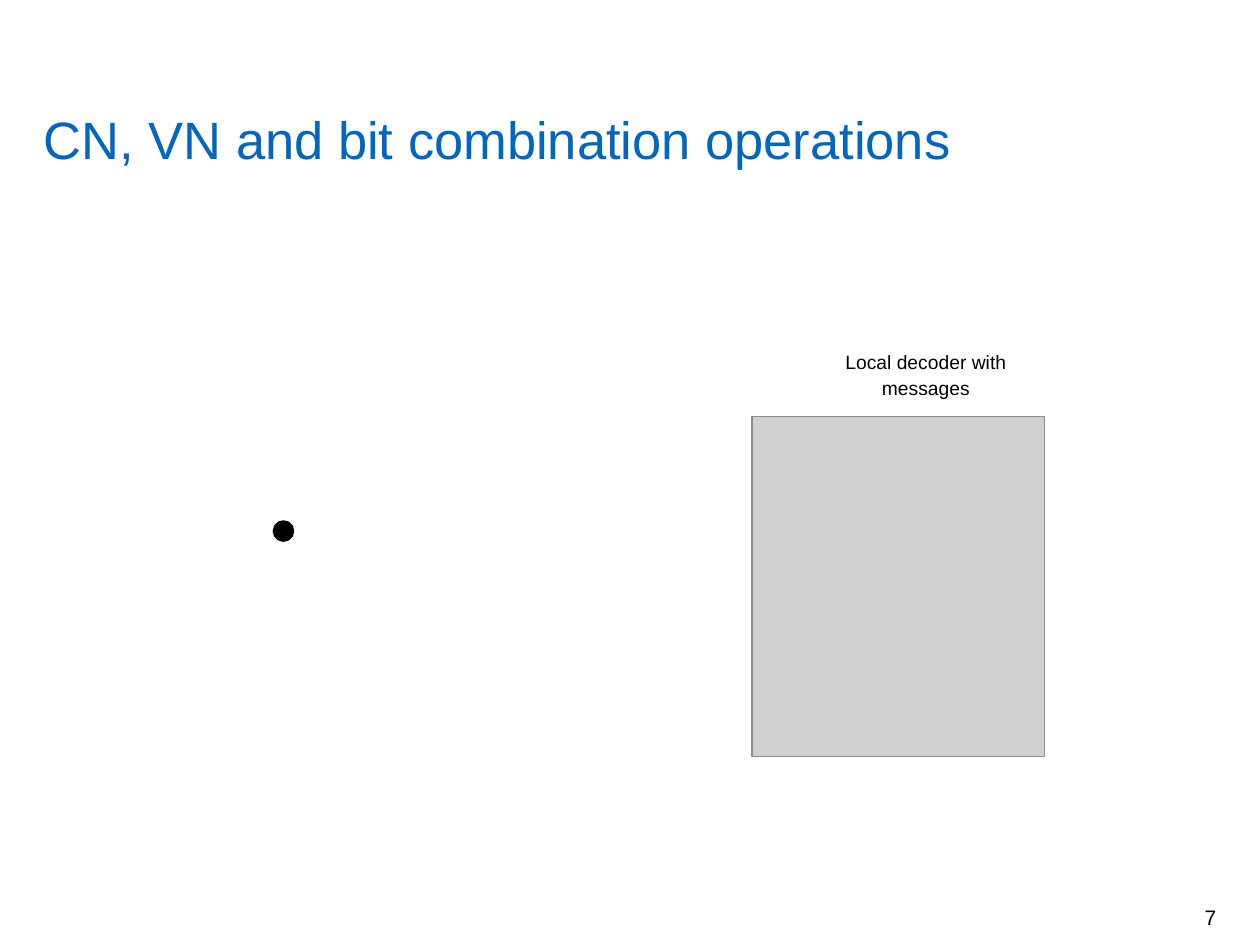
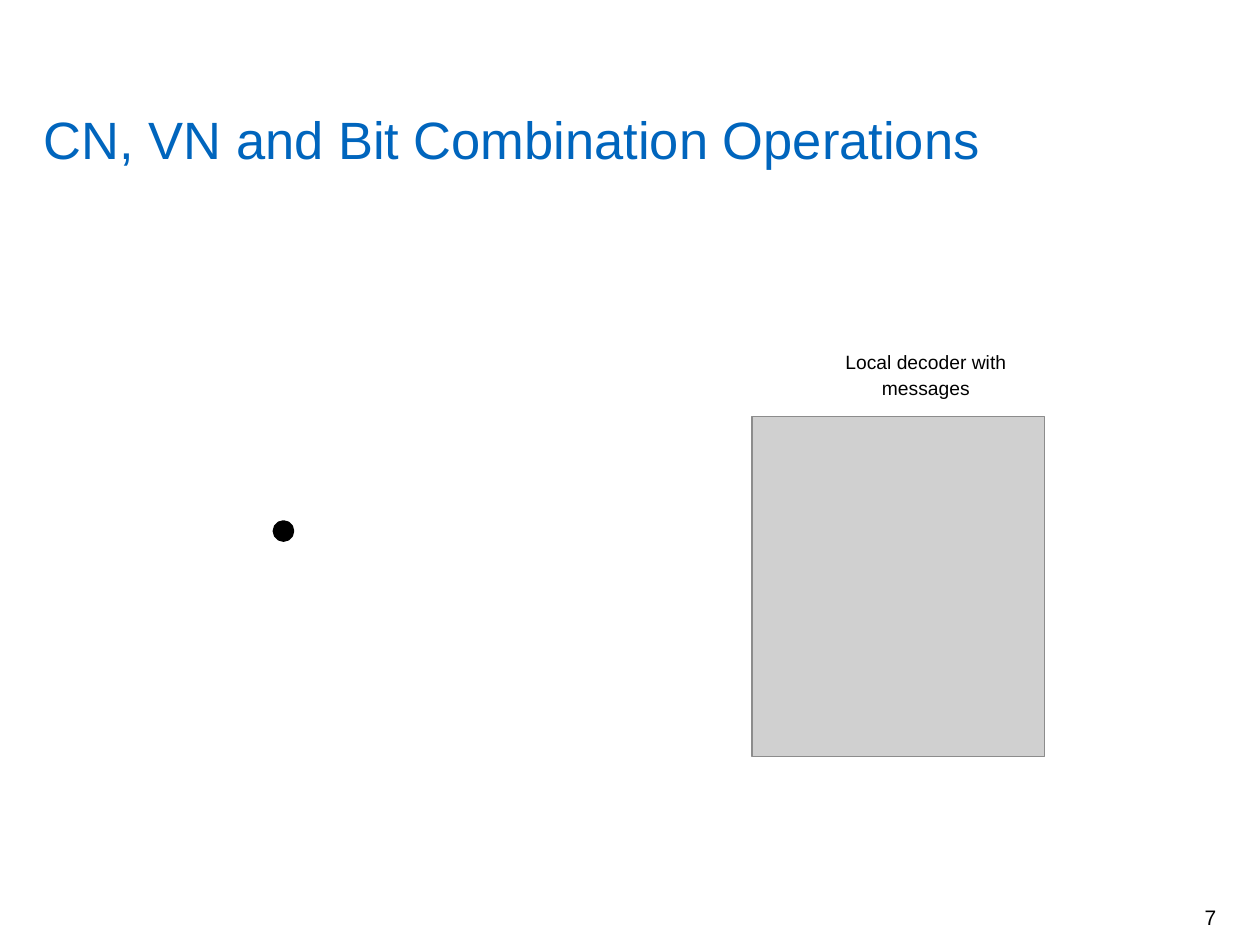
Before and after one commit to yadhu1961/thesis_5GPolorCodes, a slide deck: slide 7 of final_presentation/finalPpt1.4.pptx. Drawn at 1260x945 pixels with LibreOffice and Linux fonts; fonts in the diff are those of the drawing; grey boxes stand for pictures; background and template pictures are left out. Boxes give left, top, right and bottom in pixels: in the first picture for what was removed or moved away, otherwise in the second. Text is boxed around its words. In the diff, an @@ line names an element or a change of style, - is before the commit and + after.

```diff
--- a/final_presentation/finalPpt1.4.pptx
+++ b/final_presentation/finalPpt1.4.pptx
@@ title at [44,121,980,170]: text changed @@
-CN, VN and bit combination operations
+CN, VN and Bit Combination Operations
```
Also in this commit, not shown: 19 other slides changed.
